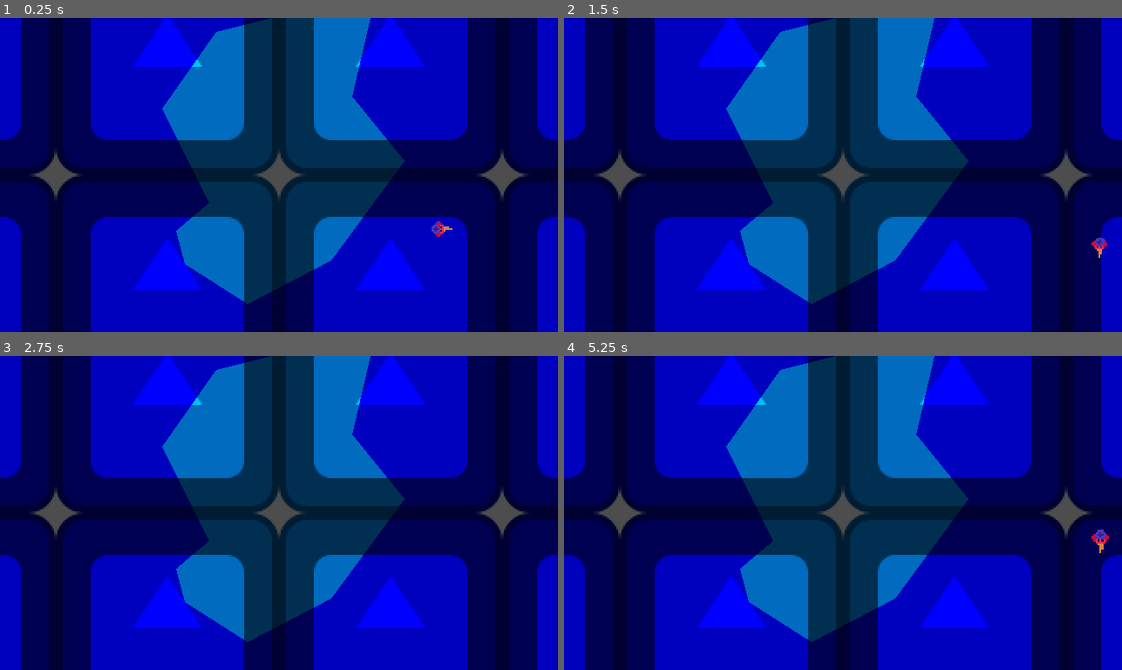
Above: before the commit, frames 1-4 (two rows, left to right).
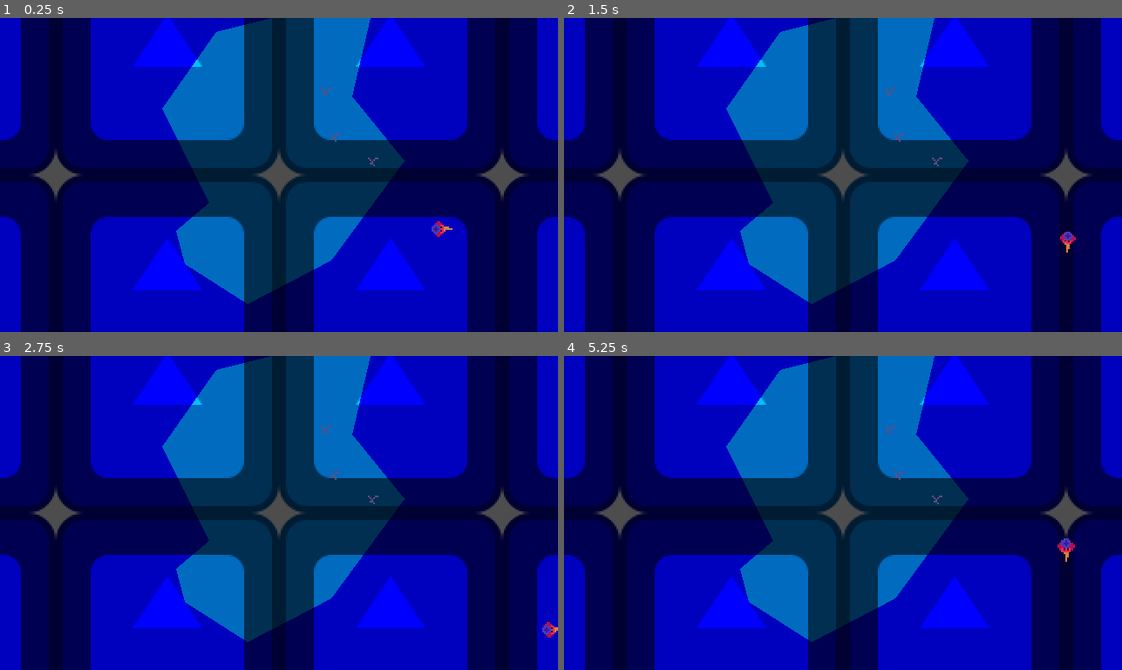
Above: after the commit, the same moments.

Repository: UHSGDC/alfred-the-dipping-bird
Game: Godot game, scene res://scenes/icy/icy_minigame.tscn
The game is run twice, just before and just after one commit, with the same random seed, the same clock (stepped at 60 frames per second) and the same inputs. This scene is started directly instead of the project's main scene. The engine's default icon, where the game draws it, is replaced by a stand-in: a white triangle on a blue panel in a dark square.
Inputs:
- Up to frame 1 (0.25 s): no input
- Up to frame 2 (1.5 s): tap Enter (minigame_tester_reinstance) at 0.5 s; hold D (right) 0.53-1.28 s; tap Space (interact) at 0.6 s; hold S (down) from 1.28 s (still down); tap Backspace (minigame_tester_end) at 1.35 s
- Up to frame 3 (2.75 s): release S (down) at 2.03 s; hold D (right) from 2.03 s (still down); hold Enter (minigame_tester_reinstance) from 2.03 s (still down)
- Up to frame 4 (5.25 s): release D (right) at 2.78 s; release Enter (minigame_tester_reinstance) at 2.78 s; hold W (up) 2.78-3.53 s; tap Space (interact) at 2.85, 3.5, 5.1 s; hold Backspace (minigame_tester_end) 3.53-4.28 s; hold A (left) 3.53-5.03 s; tap Enter (minigame_tester_reinstance) at 4.25, 4.35 s; hold S (down) from 5.03 s (still down)

The runs differ from the first frame. In frame 1, less than 0.1% of the frame differs, in the area x 57-68%, y 22-48%; in frame 2, 0.2%; in frame 3, 0.1%; in frame 4, 0.3%, in the area x 57-98%, y 22-66%.

Commit message:
Added weak spot animation and weak spot signals and counters for later usage

Diff:
--- a/scenes/icy/icy_minigame.tscn
+++ b/scenes/icy/icy_minigame.tscn
@@ -1,9 +1,10 @@
-[gd_scene load_steps=5 format=3 uid="uid://bojjxin3rbo7q"]
+[gd_scene load_steps=6 format=3 uid="uid://bojjxin3rbo7q"]
 
 [ext_resource type="Script" path="res://scripts/icy/icy_minigame.gd" id="1_0qgft"]
 [ext_resource type="Texture2D" uid="uid://3ttwa7rolvit" path="res://icon.svg" id="2_ogyha"]
 [ext_resource type="PackedScene" uid="uid://dbjq7mfwv5wh3" path="res://scenes/icy/player.tscn" id="3_geuf7"]
 [ext_resource type="PackedScene" uid="uid://jty2haqh7u7j" path="res://scenes/icy/weak_spot.tscn" id="4_0ceqv"]
+[ext_resource type="Script" path="res://scenes/icy/weak_spots.gd" id="4_e12hr"]
 
 [node name="IcyMinigame" type="Node2D"]
 script = ExtResource("1_0qgft")
@@ -35,5 +36,13 @@
 position = Vector2(92, 31)
 
 [node name="WeakSpots" type="Node2D" parent="."]
+script = ExtResource("4_e12hr")
 
 [node name="WeakSpot" parent="WeakSpots" instance=ExtResource("4_0ceqv")]
+position = Vector2(53, -7)
+
+[node name="WeakSpot2" parent="WeakSpots" instance=ExtResource("4_0ceqv")]
+position = Vector2(31, -21)
+
+[node name="WeakSpot3" parent="WeakSpots" instance=ExtResource("4_0ceqv")]
+position = Vector2(26, -47)
--- a/scenes/icy/player.tscn
+++ b/scenes/icy/player.tscn
@@ -196,10 +196,11 @@
 }
 
 [node name="Player" type="CharacterBody2D"]
+z_index = 1
 motion_mode = 1
 script = ExtResource("1_4odhq")
-ground_acceleration = 500.0
-max_ground_speed = 60.0
+ground_acceleration = 300.0
+max_ground_speed = 40.0
 ice_acceleration = 60.0
 max_ice_speed = 140.0
 jump_acceleration = 40.0
--- a/scenes/icy/weak_spot.gd
+++ b/scenes/icy/weak_spot.gd
@@ -1,5 +1,23 @@
 extends Area2D
 
+signal cracked_set(value: bool)
+
+var cracked: bool = false :
+	set(value):
+		cracked = value
+		cracked_set.emit(value)
+
+@onready var sprite: Sprite2D = $Sprite2D
 
 func crack() -> void:
-	print("cracking the weak spot")
+	if sprite.frame == 1:
+		cracked = true
+	if sprite.frame < 2:
+		sprite.frame += 1
+
+
+func freeze_over() -> void:
+	if sprite.frame == 2:
+		cracked = false
+	if sprite.frame > 0:
+		sprite.frame -= 1
--- a/scenes/icy/weak_spot.tscn
+++ b/scenes/icy/weak_spot.tscn
@@ -1,13 +1,17 @@
-[gd_scene load_steps=3 format=3 uid="uid://jty2haqh7u7j"]
+[gd_scene load_steps=4 format=3 uid="uid://jty2haqh7u7j"]
 
 [ext_resource type="Script" path="res://scenes/icy/weak_spot.gd" id="1_kpvck"]
+[ext_resource type="Texture2D" uid="uid://b42o4rtwwlrqh" path="res://assets/icy/weakspot.png" id="2_txjlx"]
 
 [sub_resource type="CircleShape2D" id="CircleShape2D_pg40r"]
-radius = 4.12311
+radius = 6.0
 
 [node name="WeakSpot" type="Area2D" groups=["weak_spot"]]
-position = Vector2(50, -7)
 script = ExtResource("1_kpvck")
 
 [node name="CollisionShape2D" type="CollisionShape2D" parent="."]
 shape = SubResource("CircleShape2D_pg40r")
+
+[node name="Sprite2D" type="Sprite2D" parent="."]
+texture = ExtResource("2_txjlx")
+hframes = 3
--- /dev/null
+++ b/scenes/icy/weak_spots.gd
@@ -0,0 +1,18 @@
+extends Node2D
+
+signal uncracked_count_changed(new_value: int)
+
+var uncracked_count: int :
+	set(value):
+		uncracked_count_changed.emit(value)
+		uncracked_count = value
+
+
+func _ready() -> void:
+	uncracked_count = get_child_count()
+	for child in get_children():
+		child.cracked_set.connect(_on_cracked_set)
+
+
+func _on_cracked_set(value: bool) -> void:
+	uncracked_count -= int(value)
Binary file added: assets/icy/weakspot.png
Not shown, added: assets/icy/weakspot.png.import
